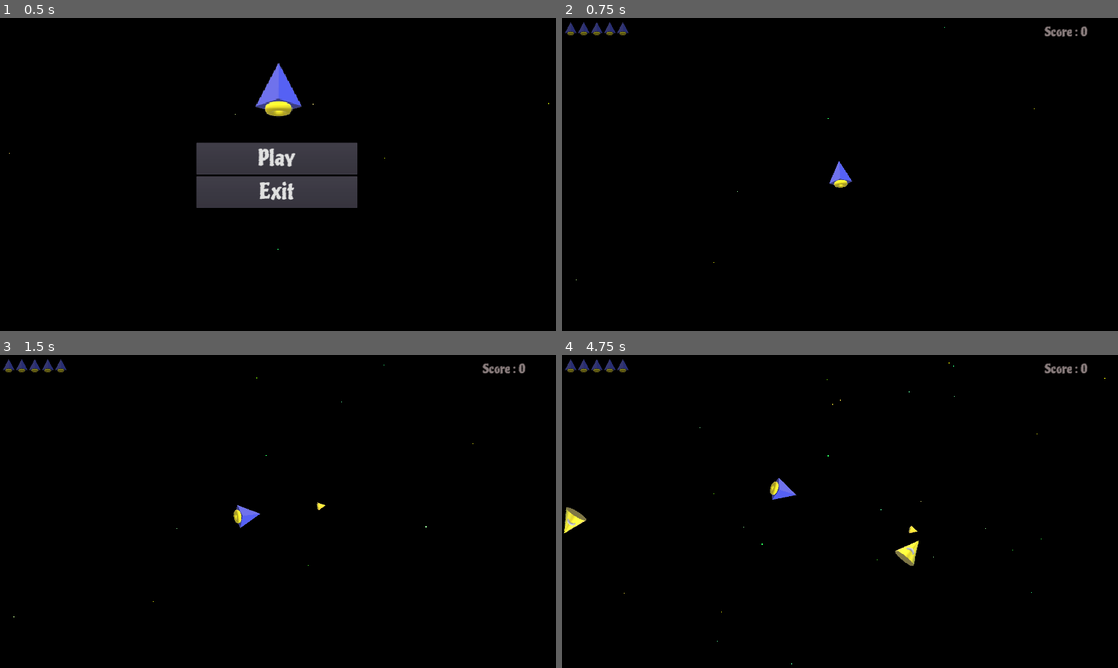
Above: before the commit, frames 1-4 (two rows, left to right).
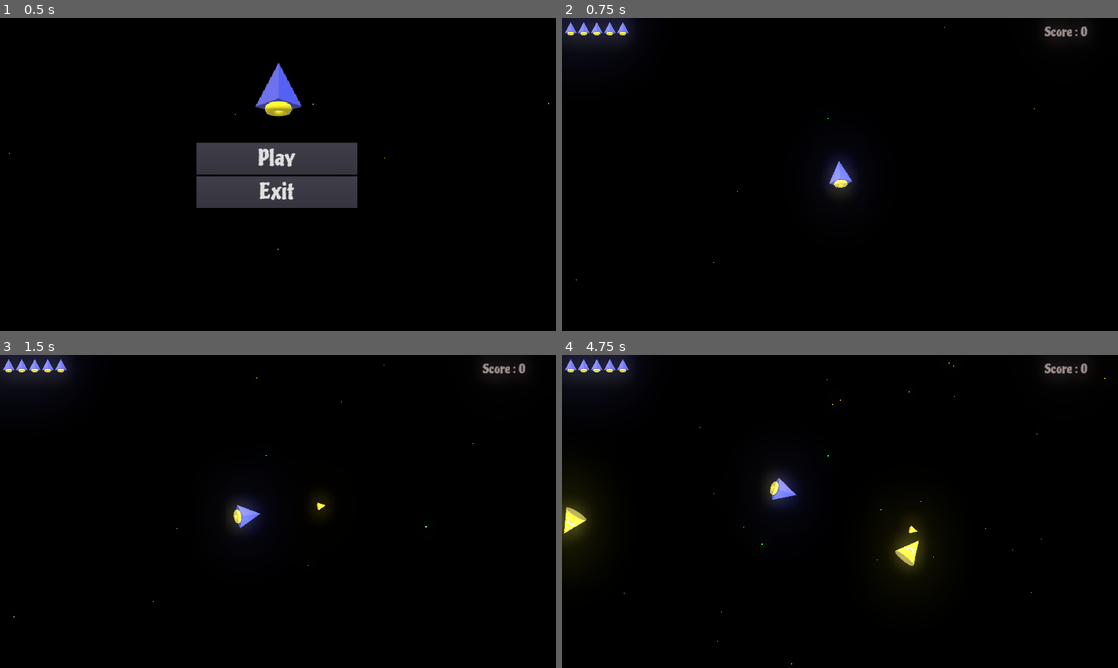
Above: after the commit, the same moments.

Repository: ufrshubham/OneClickRumble
Game: Godot game, scene res://scenes/MainMenu.tscn
Two runs of this game, one before a commit and one after it. Both use one fixed random seed, a clock stepped at 60 frames per second and the inputs below.
Inputs (mouse positions are in pixels of both pictures, inside the frame that each line leads up to):
- Up to frame 1 (0.5 s): no input
- Up to frame 2 (0.75 s): click "Play" at 0.5 s
- Up to frame 3 (1.5 s): tap Enter at 1.25 s; move the mouse to (400, 495) at 1.27 s; press the mouse at (400, 495) at 1.28 s
- Up to frame 4 (4.75 s): move the mouse to (728, 527) at 2.02 s; release the mouse at (728, 527) at 2.03 s; click (728, 527) at 2.1 s; move the mouse to (895, 442) at 2.77 s; press the mouse at (895, 442) at 2.78 s; move the mouse to (812, 574) at 3.52 s; release the mouse at (812, 574) at 3.53 s; click (812, 574) at 3.6 s; move the mouse to (1006, 558) at 4.27 s; press the mouse at (1006, 558) at 4.28 s

Frame 1 is identical in both runs. In frame 2, 1.9% of the frame differs, in the area x 0-54%, y 0-57%; in frame 3, 2.0%; in frame 4, 3.4%, in the area x 0-66%, y 0-70%.

Commit message:
Added shield power.

Diff:
--- a/project.godot
+++ b/project.godot
@@ -18,6 +18,7 @@
 config/name="One Click Rumble"
 config/description="A 2D space shooter game."
 run/main_scene="res://scenes/MainMenu.tscn"
+boot_splash/bg_color=Color( 0.180392, 0.164706, 0.164706, 1 )
 config/icon="res://icon.png"
 
 [autoload]
@@ -29,6 +30,7 @@
 window/size/width=1280
 window/size/height=720
 window/size/resizable=false
+window/size/fullscreen=true
 window/size/test_width=853
 window/size/test_height=480
 window/stretch/mode="2d"
--- a/scenes/EnemyLevel2.tscn
+++ b/scenes/EnemyLevel2.tscn
@@ -33,18 +33,23 @@
 
 [node name="CollisionShape2D" type="CollisionShape2D" parent="Area2D"]
 position = Vector2( -0.610434, 0 )
-shape = SubResource( 2 )
+shape = SubResource( 5 )
 
 [node name="Scanner" type="Area2D" parent="."]
 
 [node name="CollisionShape2D" type="CollisionShape2D" parent="Scanner"]
 position = Vector2( 26.8814, 1.54498 )
-shape = SubResource( 3 )
+shape = SubResource( 4 )
 
 [node name="Sprite" type="Sprite" parent="Scanner"]
 modulate = Color( 1, 1, 1, 0.156863 )
 position = Vector2( 274.608, 0.427738 )
 scale = Vector2( 5, 1 )
 texture = ExtResource( 3 )
+
+[node name="FireTimer" type="Timer" parent="."]
+wait_time = 0.5
+autostart = true
 [connection signal="body_entered" from="Area2D" to="." method="_on_Area2D_body_entered"]
 [connection signal="body_entered" from="Scanner" to="." method="_on_Scanner_body_entered"]
+[connection signal="timeout" from="FireTimer" to="." method="_on_FireTimer_timeout"]
--- a/scenes/Health.tscn
+++ b/scenes/Health.tscn
@@ -15,13 +15,14 @@
 "speed": 10.0
 } ]
 
-[sub_resource type="CircleShape2D" id=2]
+[sub_resource type="CircleShape2D" id=1]
 radius = 28.4291
 
 [node name="Health" type="AnimatedSprite"]
-frames = SubResource( 1 )
+scale = Vector2( 0.8, 0.8 )
+frames = SubResource( 2 )
 animation = "Rotation"
-frame = 2
+frame = 1
 playing = true
 script = ExtResource( 6 )
 
--- a/scenes/Player.tscn
+++ b/scenes/Player.tscn
@@ -1,13 +1,19 @@
-[gd_scene load_steps=5 format=2]
+[gd_scene load_steps=6 format=2]
 
 [ext_resource path="res://assets/PlayerCraft.png" type="Texture" id=1]
 [ext_resource path="res://scripts/Player.gd" type="Script" id=2]
 
-[sub_resource type="CapsuleShape2D" id=1]
+[sub_resource type="Environment" id=1]
+background_mode = 4
+glow_enabled = true
+glow_bloom = 0.2
+glow_blend_mode = 0
+
+[sub_resource type="CapsuleShape2D" id=2]
 radius = 18.3188
 height = 3.29503
 
-[sub_resource type="CapsuleShape2D" id=2]
+[sub_resource type="CapsuleShape2D" id=3]
 radius = 23.8015
 height = 7.78635
 
@@ -19,10 +25,13 @@
 rotation = 1.5708
 texture = ExtResource( 1 )
 
+[node name="WorldEnvironment" type="WorldEnvironment" parent="Sprite"]
+environment = SubResource( 1 )
+
 [node name="CollisionShape2D" type="CollisionShape2D" parent="."]
 position = Vector2( -0.854607, 0.488346 )
 rotation = 1.5708
-shape = SubResource( 1 )
+shape = SubResource( 2 )
 
 [node name="Area2D" type="Area2D" parent="."]
 collision_layer = 0
--- /dev/null
+++ b/scenes/Shield.tscn
@@ -0,0 +1,28 @@
+[gd_scene load_steps=5 format=2]
+
+[ext_resource path="res://assets/Shield.png" type="Texture" id=1]
+[ext_resource path="res://scripts/Shield.gd" type="Script" id=2]
+
+[sub_resource type="SpriteFrames" id=1]
+animations = [ {
+"frames": [ ExtResource( 1 ) ],
+"loop": true,
+"name": "Still",
+"speed": 5.0
+} ]
+
+[sub_resource type="RectangleShape2D" id=2]
+extents = Vector2( 23.9515, 27.523 )
+
+[node name="Shield" type="AnimatedSprite"]
+frames = SubResource( 1 )
+animation = "Still"
+script = ExtResource( 2 )
+
+[node name="Area2D" type="Area2D" parent="."]
+collision_layer = 64
+
+[node name="CollisionShape2D" type="CollisionShape2D" parent="Area2D"]
+position = Vector2( 0.681122, -0.681122 )
+shape = SubResource( 2 )
+[connection signal="body_entered" from="Area2D" to="." method="_on_Area2D_body_entered"]
--- /dev/null
+++ b/scenes/ShieldPower.tscn
@@ -0,0 +1,27 @@
+[gd_scene load_steps=4 format=2]
+
+[ext_resource path="res://assets/ShieldCircle.png" type="Texture" id=1]
+[ext_resource path="res://scripts/ShieldPower.gd" type="Script" id=2]
+
+[sub_resource type="CircleShape2D" id=1]
+radius = 31.9128
+
+[node name="ShieldPower" type="Area2D"]
+scale = Vector2( 4, 4 )
+collision_layer = 2
+collision_mask = 36
+script = ExtResource( 2 )
+
+[node name="Sprite" type="Sprite" parent="."]
+modulate = Color( 1, 1, 1, 0.235294 )
+texture = ExtResource( 1 )
+
+[node name="CollisionShape2D" type="CollisionShape2D" parent="."]
+shape = SubResource( 1 )
+
+[node name="Timer" type="Timer" parent="."]
+wait_time = 8.0
+one_shot = true
+autostart = true
+[connection signal="body_entered" from="." to="." method="_on_ShieldPower_body_entered"]
+[connection signal="timeout" from="Timer" to="." method="_on_Timer_timeout"]
--- a/scenes/Space.tscn
+++ b/scenes/Space.tscn
@@ -104,7 +104,6 @@
 }
 
 [node name="Health" type="HBoxContainer" parent="HUD"]
-modulate = Color( 1, 1, 1, 0.470588 )
 margin_right = 200.0
 margin_bottom = 90.0
 script = ExtResource( 6 )
--- a/scripts/Emeny.gd
+++ b/scripts/Emeny.gd
@@ -1,5 +1,6 @@
 extends KinematicBody2D
 
+var enemy_worth = 10
 var enemy_velocity: Vector2 = Vector2(50, 0)
 
 # Override this method to setup initial state of this enemy.
--- a/scripts/EnemyLevel1.gd
+++ b/scripts/EnemyLevel1.gd
@@ -1,7 +1,8 @@
 extends "res://scripts/Emeny.gd"
 
 func _on_enemy_ready():
+	enemy_worth = 10
 	self.enemy_velocity = Vector2(50, 0)
 
 func _on_projectile_collision(_projectile):
-	GlobalData.player_score += 10
+	GlobalData.player_score += enemy_worth
--- a/scripts/EnemyLevel2.gd
+++ b/scripts/EnemyLevel2.gd
@@ -3,6 +3,7 @@
 var missile = preload("res://scenes/EnemyMissile.tscn")
 
 func _on_enemy_ready():
+	enemy_worth = 20
 	self.enemy_velocity = Vector2(120, 0)
 
 func _on_Scanner_body_entered(body):
@@ -23,4 +24,7 @@
 	get_tree().get_current_scene().call_deferred("add_child", new_missile)
 
 func _on_projectile_collision(_projectile):
-	GlobalData.player_score += 20
+	GlobalData.player_score += enemy_worth
+
+func _on_FireTimer_timeout():
+	_fire()
--- a/scripts/GlobalData.gd
+++ b/scripts/GlobalData.gd
@@ -12,7 +12,8 @@
 	preload("res://scenes/EnemyLevel2.tscn")
 ]
 var power_ups:Array = [
-	preload("res://scenes/Health.tscn")
+	preload("res://scenes/Health.tscn"),
+	preload("res://scenes/Shield.tscn")
 ]
 
 func reduce_player_life():
--- a/scripts/Player.gd
+++ b/scripts/Player.gd
@@ -2,6 +2,7 @@
 
 var speed : int = 0
 var velocity : Vector2 = Vector2.ZERO
+var shield_power = preload("res://scenes/ShieldPower.tscn")
 
 func _process(_delta):
 	var mouse_pos = get_global_mouse_position()
@@ -21,6 +22,10 @@
 func push(power:int):
 	speed = power
 
+func activate_shield():
+	var shield = shield_power.instance()
+	call_deferred("add_child", shield)
+
 func _on_Area2D_body_entered(body):
 	if body.is_in_group("EnemyProjectiles"):
 		GlobalData.reduce_player_life()
--- /dev/null
+++ b/scripts/Shield.gd
@@ -0,0 +1,6 @@
+extends AnimatedSprite
+
+func _on_Area2D_body_entered(body):
+	if body.is_in_group("Player"):
+		body.activate_shield()
+		queue_free()
--- /dev/null
+++ b/scripts/ShieldPower.gd
@@ -0,0 +1,11 @@
+extends Area2D
+
+func _on_ShieldPower_body_entered(body):
+	if body.is_in_group("EnemyProjectiles"):
+		body.queue_free()
+	elif body.is_in_group("Enemies"):
+		GlobalData.player_score += body.enemy_worth
+		body.queue_free()
+
+func _on_Timer_timeout():
+	queue_free()
--- a/scripts/Space.gd
+++ b/scripts/Space.gd
@@ -64,16 +64,15 @@
 	elif body.is_in_group("Player"):
 		body.push(-800)
 
-
 func _on_PowerTimer_timeout():
 	if GlobalData.allow_health_up:
 		if  is_instance_valid(GlobalData.current_power):
 			GlobalData.current_power.queue_free()
+#		if GlobalData.player_lives < 5:
 		var index = randi() % (GlobalData.power_ups.size())
 		GlobalData.current_power = GlobalData.power_ups[index].instance()
 		var random_pos = Vector2.ZERO
 		random_pos.x = randi() % int(window_dim.x)
 		random_pos.y = randi() % int(window_dim.y)
-
 		GlobalData.current_power.set_position(random_pos)
 		add_child(GlobalData.current_power)
Binary file added: assets/Shield.png
Binary file added: assets/ShieldCircle.png
Not shown: 1 places in scenes/EnemyLevel2.tscn that only renumber resources
Not shown: 2 places in scenes/Health.tscn that only renumber resources
Not shown: 1 places in scenes/Player.tscn that only renumber resources
